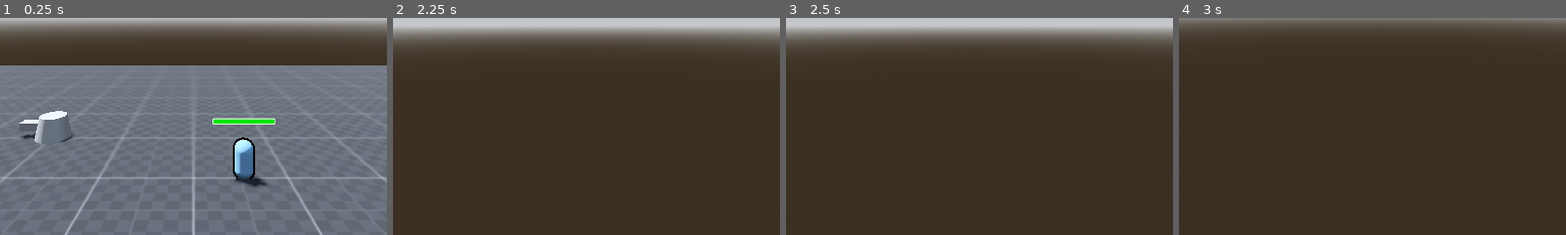
Above: before the commit, frames 1-4 (left to right).
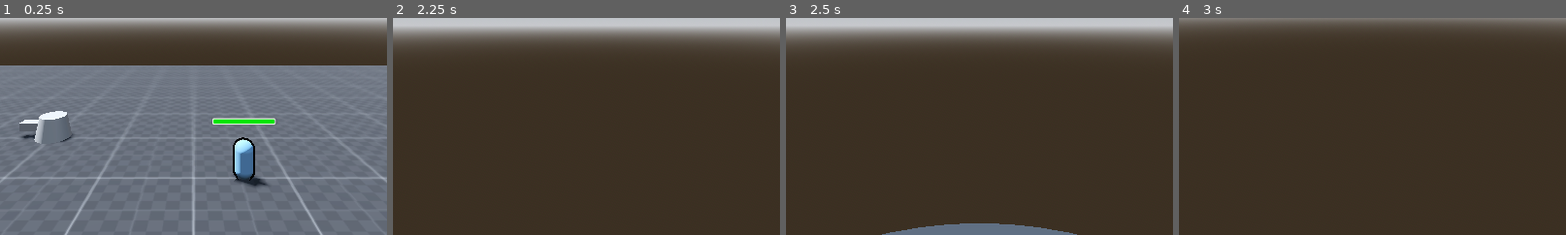
Above: after the commit, the same moments.

Repository: Acux-Dev/tdmonsters
Game: Godot game, scene res://Scenes/Terrain/testTerrain.tscn
Two runs of this game, one before a commit and one after it. Both use one fixed random seed, a clock stepped at 60 frames per second and the inputs below. The project has no main scene, so this scene is started directly.
Inputs (mouse positions are % of the whole screen's width and height, from its top left):
- Up to frame 1 (0.25 s): no input
- Up to frame 2 (2.25 s): tap Enter (ui_accept) at 0.5, 0.77, 1.52 s; move the mouse to (55, 50) at 0.52 s; press the mouse at (55, 50) at 0.53 s; hold W (forward) from 0.53 s (still down); move the mouse to (45, 50) at 1.27 s; release the mouse at (45, 50) at 1.28 s; click (45, 50) at 1.35 s; move the mouse to (52, 48) at 2.02 s; hold Ctrl (crouch) from 2.03 s (still down)
- Up to frame 3 (2.5 s): keep holding W (forward); keep holding Ctrl (crouch); click (52, 48) at 2.3 s
- Up to frame 4 (3 s): keep holding W (forward); move the mouse to (49, 52) at 2.77 s; release Ctrl (crouch) at 2.78 s; tap Alt (free_look) at 2.85 s
The pictures show only the part of the screen within x 25-75%, y 50-100%; the shares and areas given below are measured in that part.

Frames 1-2 are identical in both runs. In frame 3, 1.8% of the frame differs, in the area x 24-76%, y 94-100%; in frame 4, nothing differs.

Commit message:
Camera 3d v1

Diff:
--- a/Scenes/Player/Player.tscn
+++ b/Scenes/Player/Player.tscn
@@ -6,7 +6,12 @@
 [sub_resource type="CapsuleShape3D" id="CapsuleShape3D_ydefs"]
 height = 1.8
 
+[sub_resource type="CapsuleMesh" id="CapsuleMesh_2ursq"]
+
 [sub_resource type="CapsuleShape3D" id="CapsuleShape3D_qhlu0"]
+height = 1.2
+
+[sub_resource type="CapsuleMesh" id="CapsuleMesh_qwpmq"]
 height = 1.2
 
 [node name="Player" type="CharacterBody3D"]
@@ -18,10 +23,16 @@
 transform = Transform3D(1, 0, 0, 0, 1, 0, 0, 0, 1, 0, 1, 0)
 shape = SubResource("CapsuleShape3D_ydefs")
 
+[node name="Standing_mesh" type="MeshInstance3D" parent="Standing_collision_shape"]
+mesh = SubResource("CapsuleMesh_2ursq")
+
 [node name="Crouching_collision_shape" type="CollisionShape3D" parent="."]
 transform = Transform3D(1, 0, 0, 0, 1, 0, 0, 0, 1, 0, 0.6, 0)
 shape = SubResource("CapsuleShape3D_qhlu0")
 disabled = true
+
+[node name="MeshInstance3D" type="MeshInstance3D" parent="Crouching_collision_shape"]
+mesh = SubResource("CapsuleMesh_qwpmq")
 
 [node name="RayCast3D" type="RayCast3D" parent="."]
 target_position = Vector3(0, 2, 0)
--- a/Scenes/Player/camera_player.gd
+++ b/Scenes/Player/camera_player.gd
@@ -2,12 +2,22 @@
 
 var marker = preload("res://Scenes/test/marker.tscn")
 var tower = preload("res://Scenes/Towers/SimpleTower/simple_tower.tscn")
+
+var camera_distance := 0
 
 signal spawn_tower_to_player
 
 func _input(event):
 	if event.is_action_pressed("click"):
 		shoot_ray()
+
+	if event is InputEventMouseButton:
+		if event.button_index == MOUSE_BUTTON_WHEEL_DOWN and event.pressed:
+			#head.position.z = lerp(head.position.z, head.position.z+2, 0.2)
+			translate(lerp(Vector3(), Vector3(0,0,2), 0.2))
+		if event.button_index == MOUSE_BUTTON_WHEEL_UP and event.pressed:
+			#head.position.z = lerp(head.position.z, head.position.z-2, 0.2)
+			translate(lerp(Vector3(), Vector3(0,0,-2), 0.2))
 
 func shoot_ray():
 	var mouse_pos = get_viewport().get_mouse_position()
--- a/project.godot
+++ b/project.godot
@@ -95,3 +95,13 @@
 "events": [Object(InputEventKey,"resource_local_to_scene":false,"resource_name":"","device":-1,"window_id":0,"alt_press …(195 unchanged characters)…
 ]
 }
+scroll_up={
+"deadzone": 0.5,
+"events": [Object(InputEventMouseButton,"resource_local_to_scene":false,"resource_name":"","device":-1,"window_id":0,"alt_pressed":false,"shift_pressed":false,"ctrl_pressed":false,"meta_pressed":false,"button_mask":0,"position":Vector2(0, 0),"global_position":Vector2(0, 0),"factor":1.0,"button_index":4,"canceled":false,"pressed":false,"double_click":false,"script":null)
+]
+}
+scroll_down={
+"deadzone": 0.5,
+"events": [Object(InputEventMouseButton,"resource_local_to_scene":false,"resource_name":"","device":-1,"window_id":0,"alt_pressed":false,"shift_pressed":false,"ctrl_pressed":false,"meta_pressed":false,"button_mask":0,"position":Vector2(0, 0),"global_position":Vector2(0, 0),"factor":1.0,"button_index":5,"canceled":false,"pressed":false,"double_click":false,"script":null)
+]
+}
Not shown: 1 places in Scenes/Player/Player.tscn that only renumber resources
